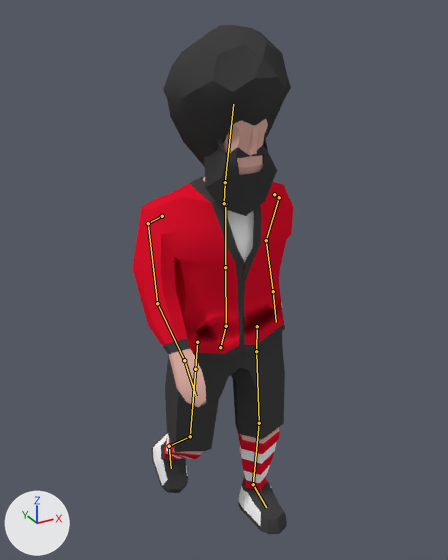
One commit to the Blender file Project_Golf/Assets/Blends/Char/char.blend: the scene before it, then after it.
Rendered twice from a 50 mm lens placed at (-9.48, -17.32, 17.19), pointed at (0.56, 0.94, 8.07). Every picture has the same lights, and +X, +Y and +Z are marked at lower left. Both versions are drawn at frame 10 of the action 'Walk'; the numbers are the values there. The bones that bend it are drawn over the model as lines.
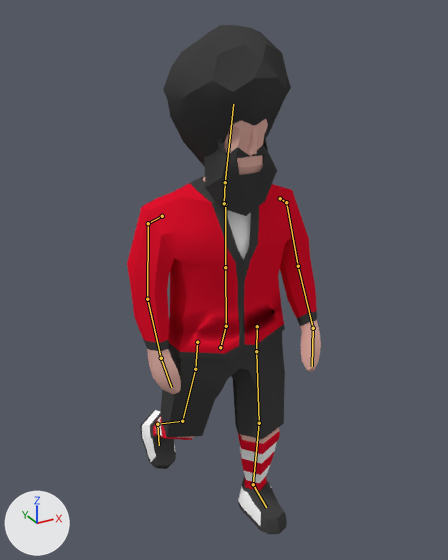
Location of each change, [x1, y1, x2, y2] in pixels of the pictures (448 x 560 px):
'Cube', posed (20% wider)
    before: [132, 25, 294, 534]
    after: [127, 25, 321, 534]
bone 'Arm_L', root to tip
    before: (274, 194) to (279, 197)
    after: (280, 198) to (286, 202)
bone 'Arm_Upper_L', root to tip
    before: (279, 197) to (266, 240)
    after: (286, 202) to (298, 266)
bone 'Arm_Lower_L', root to tip
    before: (266, 240) to (273, 291)
    after: (298, 266) to (313, 328)
bone 'Hand_L', root to tip
    before: (273, 291) to (276, 322)
    after: (313, 328) to (312, 366)
bone 'Arm_Upper_R', root to tip
    before: (148, 223) to (157, 303)
    after: (148, 223) to (147, 299)
bone 'Arm_Lower_R', root to tip
    before: (157, 303) to (184, 360)
    after: (147, 299) to (161, 358)
bone 'Hand_R', root to tip
    before: (184, 360) to (196, 396)
    after: (161, 358) to (171, 387)
bone 'Leg_Upper_R.001', root to tip
    before: (195, 369) to (190, 436)
    after: (195, 369) to (182, 421)
bone 'Leg_Lower_R', root to tip
    before: (190, 436) to (169, 446)
    after: (182, 421) to (157, 424)
bone 'Feet_R', root to tip
    before: (169, 446) to (171, 468)
    after: (157, 424) to (159, 445)

What the commit changed:
Bone 'Arm_L' (bone_arm_l) moves from (0.06, 0.08, -0.3) to (0.0, 0.0, 0.0).
Bone 'Arm_L' (bone_arm_l) turns from (-10, -8, -2) to (0, 0, 0) degrees about its own x, y and z.
Bone 'Arm_Upper_L' (bone_arm_upper_l) turns from (25, -7, 52) to (-17, -4, 58) degrees about its own x, y and z.
Bone 'Arm_Lower_L' (bone_arm_lower_l) turns from (26, -1, -6) to (17, -1, -9) degrees about its own x, y and z.
Bone 'Hand_L' (bone_hand_l) turns from (-4, 2, 10) to (0, 0, 0) degrees about its own x, y and z.
Bone 'Arm_Upper_R' (bone_arm_upper_r) turns from (-25, -5, -57) to (-9, -7, -58) degrees about its own x, y and z.
Bone 'Arm_Lower_R' (bone_arm_lower_r) turns from (22, -3, 12) to (11, -1, 8) degrees about its own x, y and z.
Bone 'Hand_R' (bone_hand_r) turns from (10, 2, -11) to (0, 0, 0) degrees about its own x, y and z.
Bone 'Leg_Upper_R.001' (bone_leg_upper_r_001) turns from (-5, -5, -1) to (-20, -1, -2) degrees about its own x, y and z.
Bone 'Leg_Lower_R' (bone_leg_lower_r) turns from (-3, 15, -39) to (2, 1, -30) degrees about its own x, y and z.
Bone 'Feet_R' (bone_feet_r) turns from (-10, -8, -11) to (-2, 0, -11) degrees about its own x, y and z.
